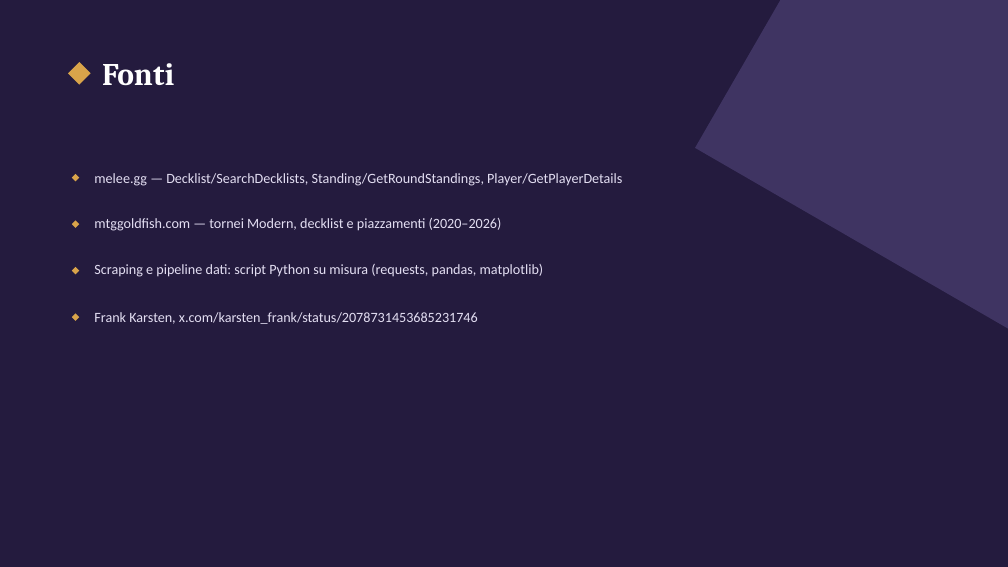
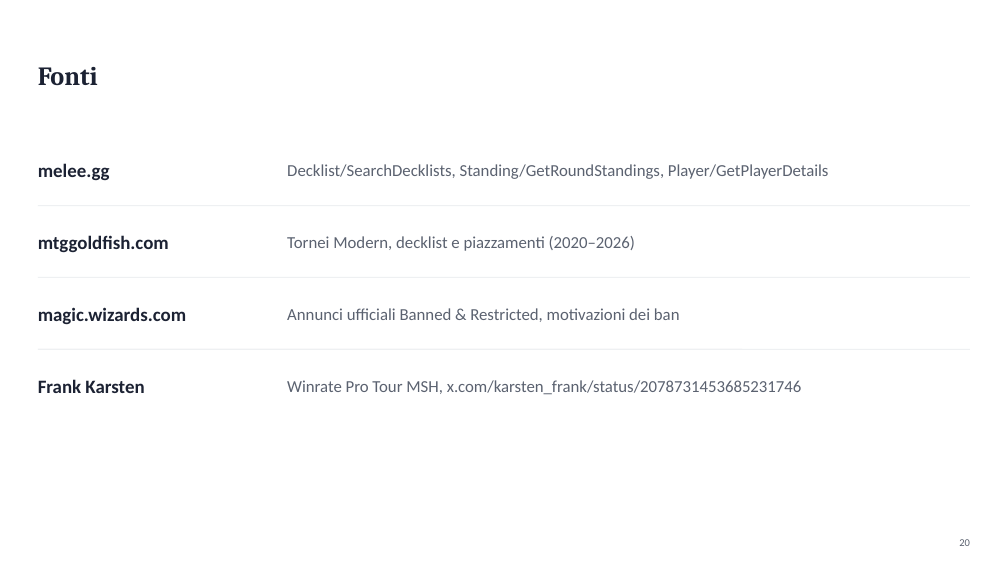
Before and after one commit to urumaki/Visualizzazione-Scientifica, a slide deck: slide 20 of modern_metagame_analytics.pptx (slide 16 before the commit). Drawn at 1008x567 pixels with LibreOffice and Linux fonts; fonts in the diff are those of the drawing. Boxes give left, top, right and bottom in pixels: in the first picture for what was removed or moved away, otherwise in the second. Text is boxed around its words. In the diff, an @@ line names an element or a change of style, - is before the commit and + after.

```diff
--- a/modern_metagame_analytics.pptx
+++ b/modern_metagame_analytics.pptx
@@ background #241B3E to #FFFFFF @@
@@ rectangle removed at [695,0,1008,356] @@
@@ text "Fonti": place and size @@
-text "Fonti" at [102,63,174,86]
+text "Fonti" at [38,67,98,85]
@@ text "Fonti" at [38,67,98,85]: size 30 to 25 pt, text colour #FFFFFF to #1C2233; vertical alignment middle to top @@
@@ diamond removed at [68,62,91,85] @@
@@ text added at [38,163,110,180], 18 pt, text #1C2233, bold @@
+melee.gg
@@ diamond removed at [72,174,79,181] @@
@@ text at [287,164,829,179]: text changed; size 13.5 to 16 pt; text colour #E3DEF2 to #5B6270 @@
-melee.gg — Decklist/SearchDecklists, Standing/GetRoundStandings, Player/GetPlayerDetails
+Decklist/SearchDecklists, Standing/GetRoundStandings, Player/GetPlayerDetails
@@ line added from (38, 206) to (970, 206), #EEF0F2 1 pt @@
@@ text added at [38,235,169,253], 18 pt, text #1C2233, bold @@
+mtggoldfish.com
@@ diamond removed at [72,221,79,228] @@
@@ text at [287,236,635,251]: text changed; size 13.5 to 16 pt; text colour #E3DEF2 to #5B6270 @@
-mtggoldfish.com — tornei Modern, decklist e piazzamenti (2020–2026)
+Tornei Modern, decklist e piazzamenti (2020–2026)
@@ diamond removed at [72,267,79,274] @@
@@ text removed at [94,264,544,277] @@
-Scraping e pipeline dati: script Python su misura (requests, pandas, matplotlib)
@@ line added from (38, 278) to (970, 278), #EEF0F2 1 pt @@
@@ text added at [38,307,186,325], 18 pt, text #1C2233, bold @@
+magic.wizards.com
@@ diamond removed at [72,313,79,321] @@
@@ text added at [287,308,680,322], 16 pt, text #5B6270 @@
+Annunci ufficiali Banned & Restricted, motivazioni dei ban
@@ line added from (38, 349) to (970, 349), #EEF0F2 1 pt @@
@@ text added at [38,379,144,393], 18 pt, text #1C2233, bold @@
+Frank Karsten
@@ text at [287,380,802,395]: text changed; size 13.5 to 16 pt; text colour #E3DEF2 to #5B6270 @@
-Frank Karsten, x.com/karsten_frank/status/2078731453685231746
+Winrate Pro Tour MSH, x.com/karsten_frank/status/2078731453685231746
@@ text added at [959,539,970,546], 10 pt, text #5B6270 @@
+20
```
Also in this commit, not shown: 2 other slides changed, 17 slides added, 13 slides removed, 47 other files.
